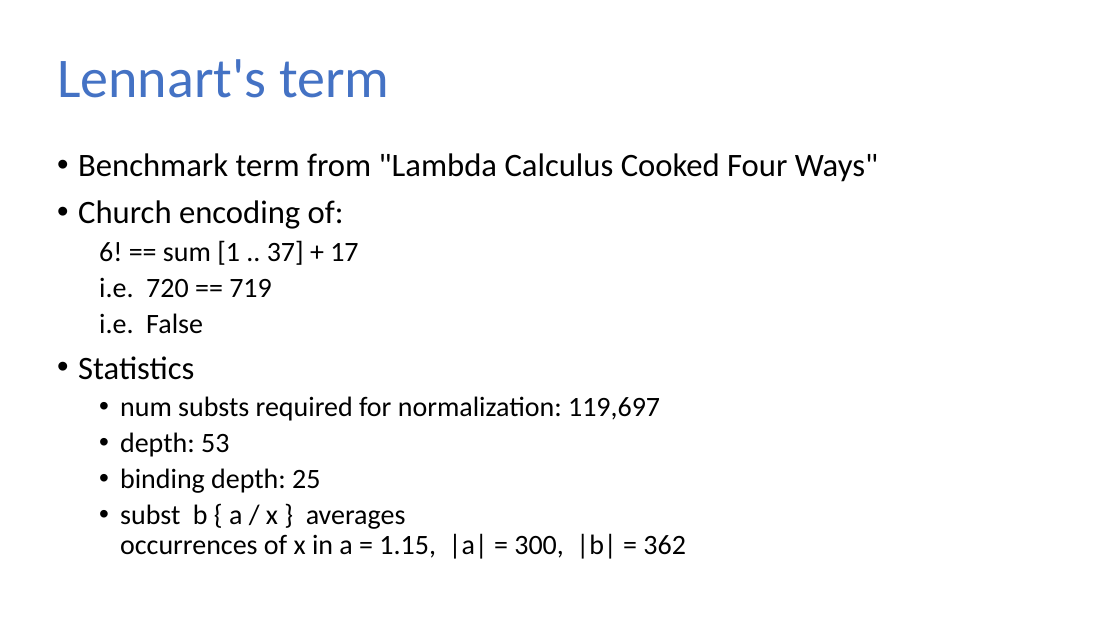
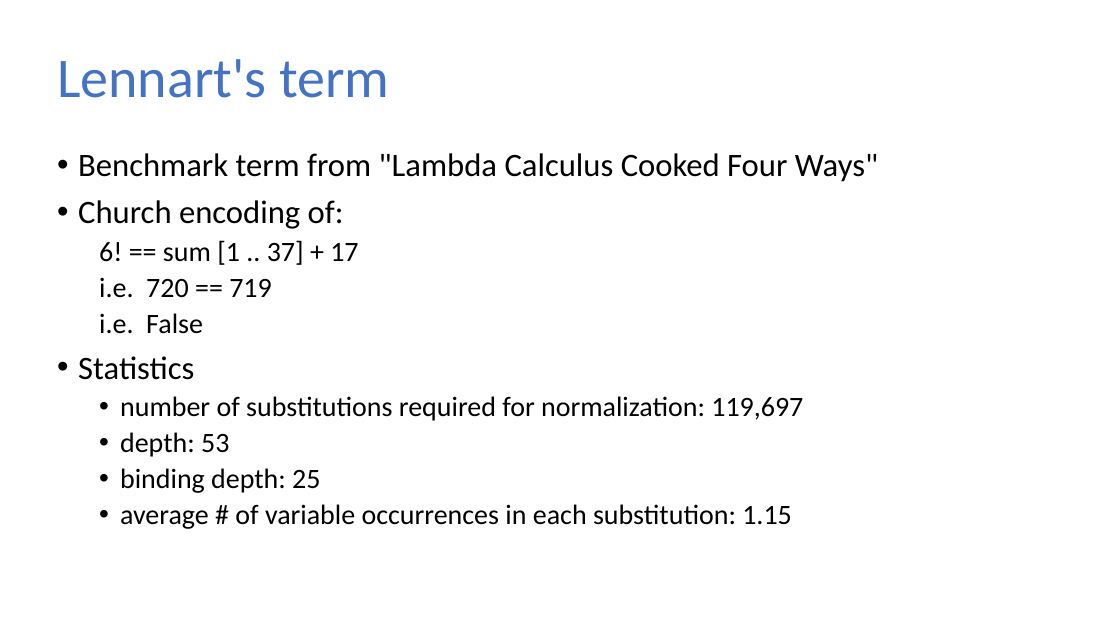
Before and after one commit to sweirich/lambda-n-ways, a slide deck: slide 30 of plclub-2021.pptx. Drawn at 1120x630 pixels with LibreOffice and Linux fonts; fonts in the diff are those of the drawing. Boxes give left, top, right and bottom in pixels: in the first picture for what was removed or moved away, otherwise in the second. Text is boxed around its words. In the diff, an @@ line names an element or a change of style, - is before the commit and + after.

```diff
--- a/plclub-2021.pptx
+++ b/plclub-2021.pptx
@@ text at (x1=120, y1=396, x2=803, y2=421): text changed @@
-  • num substs required for normalization: 119,697
+  • number of substitutions required for normalization: 119,697
@@ text at (x1=120, y1=504, x2=792, y2=529): text changed @@
-  • subst b { a / x } averages
-    occurrences of x in a = 1.15, |a| = 300, |b| = 362
+  • average # of variable occurrences in each substitution: 1.15
```
Also in this commit, not shown: 12 other slides changed, 1 slide added, 2 slides removed, 13 other files.
